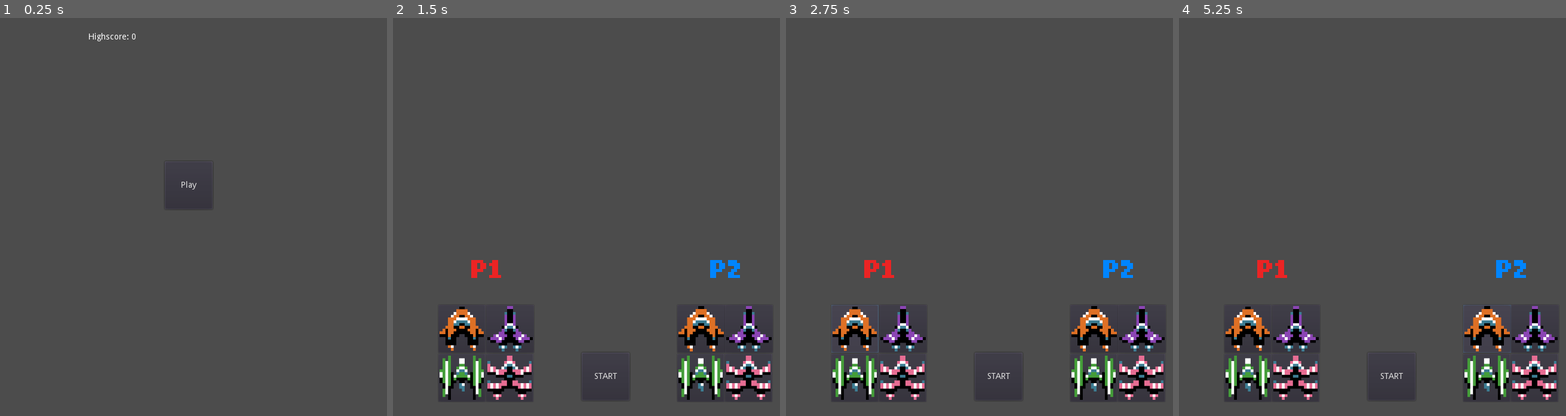
Above: before the commit, frames 1-4 (left to right).
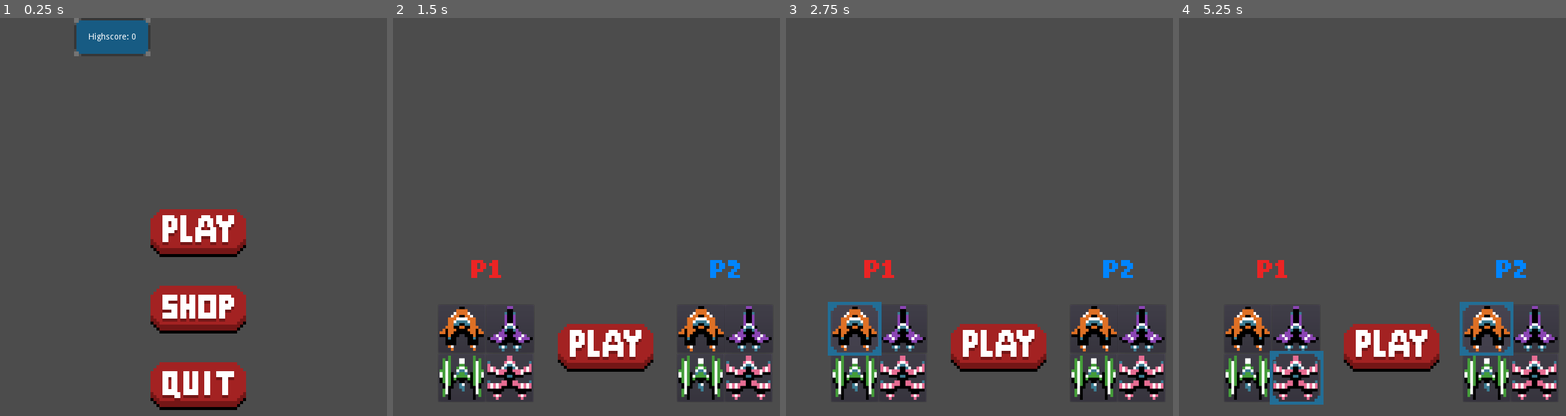
Above: after the commit, the same moments.

Repository: O1L3/prototype
Game: Godot game, scene res://scenes/HomeScreen.tscn
The game is run twice, just before and just after one commit, with the same random seed, the same clock (stepped at 60 frames per second) and the same inputs.
Inputs (mouse positions are in pixels of both pictures, inside the frame that each line leads up to; where the layout moved, square brackets give the same spot in the first picture):
- Up to frame 1 (0.25 s): no input
- Up to frame 2 (1.5 s): click (590, 308) at 0.52 s; click (590, 232) [582, 185] at 1.25 s
- Up to frame 3 (2.75 s): click (855, 328) at 2 s
- Up to frame 4 (5.25 s): click (1248, 376) at 2.75 s; click (1295, 328) at 3.5 s; click (1295, 376) at 4.25 s; click (1488, 328) at 5 s

The runs differ from the first frame. In frame 1, 10% of the frame differs, in the area x 19-64%, y 0-99%; in frame 2, 2.9%; in frame 3, 3.3%; in frame 4, 3.8%.

Commit message:
UI shit
en bil kommer mod dig med 140km/t

Diff:
--- a/Godot_mysql_secure/scenes/ColorSelecterScreen.tscn
+++ b/Godot_mysql_secure/scenes/ColorSelecterScreen.tscn
@@ -7,9 +7,29 @@
 [ext_resource path="res://graphic/player2.png" type="Texture" id=5]
 [ext_resource path="res://graphic/playerGreen.png" type="Texture" id=6]
 [ext_resource path="res://graphic/playerPink.png" type="Texture" id=7]
+[ext_resource path="res://graphic/ButtonPlay.png" type="Texture" id=8]
+[ext_resource path="res://graphic/ButtonPlayHover.png" type="Texture" id=9]
+[ext_resource path="res://graphic/ButtonPlayPressed.png" type="Texture" id=10]
+[ext_resource path="res://graphic/ShipSelect.png" type="Texture" id=11]
 
 [node name="ColorSelecterScreen" type="Node2D"]
 script = ExtResource( 1 )
+
+[node name="Start" type="TextureButton" parent="."]
+anchor_left = 0.5
+anchor_top = 0.5
+anchor_right = 0.5
+anchor_bottom = 0.5
+margin_left = 280.0
+margin_top = 512.0
+margin_right = 440.0
+margin_bottom = 592.0
+texture_normal = ExtResource( 8 )
+texture_pressed = ExtResource( 10 )
+texture_hover = ExtResource( 9 )
+__meta__ = {
+"_edit_use_anchors_": true
+}
 
 [node name="Player1Orange" type="Button" parent="."]
 margin_left = -10.0
@@ -99,13 +119,6 @@
 icon_align = 1
 expand_icon = true
 
-[node name="Start" type="Button" parent="."]
-margin_left = 320.0
-margin_top = 560.0
-margin_right = 400.0
-margin_bottom = 640.0
-text = "START"
-
 [node name="P1" type="TextureRect" parent="."]
 margin_left = 120.0
 margin_top = 380.0
@@ -120,6 +133,15 @@
 margin_bottom = 460.0
 texture = ExtResource( 3 )
 
+[node name="ShipSelect" type="Sprite" parent="."]
+position = Vector2( -110, 560 )
+texture = ExtResource( 11 )
+
+[node name="ShipSelect2" type="Sprite" parent="."]
+position = Vector2( -110, 560 )
+texture = ExtResource( 11 )
+
+[connection signal="pressed" from="Start" to="." method="_on_TextureButton_pressed"]
 [connection signal="pressed" from="Player1Orange" to="." method="_on_Player1Orange_pressed"]
 [connection signal="pressed" from="Player1Green" to="." method="_on_Player1Green_pressed"]
 [connection signal="pressed" from="Player1Purple" to="." method="_on_Player1Purple_pressed"]
@@ -128,4 +150,3 @@
 [connection signal="pressed" from="Player2Purple" to="." method="_on_Player2Purple_pressed"]
 [connection signal="pressed" from="Player2Green" to="." method="_on_Player2Green_pressed"]
 [connection signal="pressed" from="Player2Pink" to="." method="_on_Player2Pink_pressed"]
-[connection signal="pressed" from="Start" to="." method="_on_Start_pressed"]
--- a/Godot_mysql_secure/scenes/GameOver.tscn
+++ b/Godot_mysql_secure/scenes/GameOver.tscn
@@ -1,29 +1,45 @@
-[gd_scene load_steps=3 format=2]
+[gd_scene load_steps=9 format=2]
 
 [ext_resource path="res://scripts/GameOver.gd" type="Script" id=1]
 [ext_resource path="res://scripts/Network.gd" type="Script" id=2]
+[ext_resource path="res://graphic/ButtonHome.png" type="Texture" id=3]
+[ext_resource path="res://graphic/ButtonRetry.png" type="Texture" id=4]
+[ext_resource path="res://graphic/ButtonHomeHover.png" type="Texture" id=5]
+[ext_resource path="res://graphic/ButtonRetryPressed.png" type="Texture" id=6]
+[ext_resource path="res://graphic/ButtonRetryHover.png" type="Texture" id=7]
+[ext_resource path="res://graphic/ButtonHomePressed.png" type="Texture" id=8]
 
 [node name="GameOver" type="CanvasLayer"]
 script = ExtResource( 1 )
 
-[node name="TryAgain" type="Button" parent="."]
-margin_left = 120.0
-margin_top = 520.0
-margin_right = 200.0
-margin_bottom = 600.0
-text = "Try Again"
+[node name="Home" type="TextureButton" parent="."]
+anchor_left = 1.0
+anchor_top = 1.0
+anchor_right = 1.0
+anchor_bottom = 1.0
+margin_left = -240.0
+margin_top = -160.0
+margin_right = -80.0
+margin_bottom = -80.0
+texture_normal = ExtResource( 3 )
+texture_pressed = ExtResource( 8 )
+texture_hover = ExtResource( 5 )
 
-[node name="HomeScreen" type="Button" parent="."]
-margin_left = 280.0
-margin_top = 520.0
-margin_right = 360.0
-margin_bottom = 600.0
-text = "Home"
+[node name="Retry" type="TextureButton" parent="."]
+anchor_top = 1.0
+anchor_bottom = 1.0
+margin_left = 80.0
+margin_top = -160.0
+margin_right = 240.0
+margin_bottom = -80.0
+texture_normal = ExtResource( 4 )
+texture_pressed = ExtResource( 6 )
+texture_hover = ExtResource( 7 )
 
 [node name="Control" type="Control" parent="."]
 margin_right = 40.0
 margin_bottom = 40.0
 script = ExtResource( 2 )
 
-[connection signal="pressed" from="TryAgain" to="." method="_on_TryAgain_pressed"]
-[connection signal="pressed" from="HomeScreen" to="." method="_on_HomeScreen_pressed"]
+[connection signal="pressed" from="Home" to="." method="_on_Home_pressed"]
+[connection signal="pressed" from="Retry" to="." method="_on_Retry_pressed"]
--- a/Godot_mysql_secure/scenes/HomeScreen.tscn
+++ b/Godot_mysql_secure/scenes/HomeScreen.tscn
@@ -1,18 +1,55 @@
-[gd_scene load_steps=4 format=2]
+[gd_scene load_steps=13 format=2]
 
 [ext_resource path="res://scripts/HomeScreen.gd" type="Script" id=1]
 [ext_resource path="res://scenes/UI.tscn" type="PackedScene" id=2]
 [ext_resource path="res://scripts/Network.gd" type="Script" id=3]
+[ext_resource path="res://graphic/ButtonPlay.png" type="Texture" id=4]
+[ext_resource path="res://graphic/ButtonShop.png" type="Texture" id=5]
+[ext_resource path="res://graphic/ButtonPlayHover.png" type="Texture" id=6]
+[ext_resource path="res://graphic/ButtonPlayPressed.png" type="Texture" id=7]
+[ext_resource path="res://graphic/ButtonShopHover.png" type="Texture" id=8]
+[ext_resource path="res://graphic/ButtonShopPressed.png" type="Texture" id=9]
+[ext_resource path="res://graphic/ButtonQuit.png" type="Texture" id=10]
+[ext_resource path="res://graphic/ButtonQuitHover.png" type="Texture" id=11]
+[ext_resource path="res://graphic/ButtonQuitPress.png" type="Texture" id=12]
 
 [node name="HomeScreen" type="CanvasLayer"]
 script = ExtResource( 1 )
 
-[node name="Play" type="Button" parent="."]
-margin_left = 280.0
-margin_top = 240.0
-margin_right = 360.0
-margin_bottom = 320.0
-text = "Play"
+[node name="Play" type="TextureButton" parent="."]
+anchor_left = 0.5
+anchor_top = 0.5
+anchor_right = 0.5
+anchor_bottom = 0.5
+margin_left = -84.0
+margin_top = -40.0
+margin_right = 76.0
+margin_bottom = 40.0
+texture_normal = ExtResource( 4 )
+texture_pressed = ExtResource( 7 )
+texture_hover = ExtResource( 6 )
+
+[node name="Shop" type="TextureButton" parent="."]
+anchor_left = 0.5
+anchor_top = 1.0
+anchor_right = 0.5
+anchor_bottom = 1.0
+margin_left = -84.0
+margin_top = -272.0
+margin_right = 76.0
+margin_bottom = -192.0
+texture_normal = ExtResource( 5 )
+texture_pressed = ExtResource( 9 )
+texture_hover = ExtResource( 8 )
+
+[node name="Quit" type="TextureButton" parent="."]
+margin_left = 256.0
+margin_top = 576.0
+margin_right = 416.0
+margin_bottom = 656.0
+texture_normal = ExtResource( 10 )
+texture_pressed = ExtResource( 12 )
+texture_hover = ExtResource( 11 )
 
 [node name="UI" parent="." instance=ExtResource( 2 )]
 
@@ -21,4 +58,6 @@
 margin_bottom = 40.0
 script = ExtResource( 3 )
 
-[connection signal="pressed" from="Play" to="." method="_on_Play_pressed"]
+[connection signal="pressed" from="Play" to="." method="_on_TextureButton_pressed"]
+[connection signal="pressed" from="Shop" to="." method="_on_Shop_pressed"]
+[connection signal="pressed" from="Quit" to="." method="_on_Quit_pressed"]
--- a/Godot_mysql_secure/scenes/UI.tscn
+++ b/Godot_mysql_secure/scenes/UI.tscn
@@ -1,12 +1,26 @@
-[gd_scene load_steps=2 format=2]
+[gd_scene load_steps=3 format=2]
 
 [ext_resource path="res://scripts/UI.gd" type="Script" id=1]
+[ext_resource path="res://graphic/ScoreBoard.png" type="Texture" id=2]
 
 [node name="UI" type="Control"]
 anchor_right = 1.0
 anchor_bottom = 1.0
 margin_bottom = -640.0
 script = ExtResource( 1 )
+
+[node name="highscorebox" type="TextureRect" parent="."]
+margin_left = 128.0
+margin_right = 256.0
+margin_bottom = 64.0
+texture = ExtResource( 2 )
+expand = true
+
+[node name="scorebox" type="TextureRect" parent="."]
+margin_right = 128.0
+margin_bottom = 64.0
+texture = ExtResource( 2 )
+expand = true
 
 [node name="Score" type="Label" parent="."]
 margin_right = 112.0
--- /dev/null
+++ b/Godot_mysql_secure/scenes/lootboxes.tscn
@@ -0,0 +1,6 @@
+[gd_scene load_steps=2 format=2]
+
+[ext_resource path="res://scripts/lootboxes.gd" type="Script" id=1]
+
+[node name="lootboxes" type="CanvasLayer"]
+script = ExtResource( 1 )
--- a/Godot_mysql_secure/scripts/ColorSelecterScreen.gd
+++ b/Godot_mysql_secure/scripts/ColorSelecterScreen.gd
@@ -1,38 +1,47 @@
 extends Node2D
+onready var selectedPlayer1 = $ShipSelect
+onready var selectedPlayer2 = $ShipSelect2
+onready var Orange1 = $Player1Orange
 
-
-
+func _on_TextureButton_pressed():
+	get_tree().change_scene("res://scenes/Level.tscn")
 
 func _on_Player1Orange_pressed():
 	colorState.color1Change("Orange")
-
+	selectedPlayer1.position.x = 119
+	selectedPlayer1.position.y = 520
 
 func _on_Player2Purple_pressed():
 	colorState.color2Change("Purple")
-
-
-func _on_Start_pressed():
-	get_tree().change_scene("res://scenes/Level.tscn")
-
+	selectedPlayer2.position.x = 601
+	selectedPlayer2.position.y = 520
 
 func _on_Player2Orange_pressed():
 	colorState.color2Change("Orange")
+	selectedPlayer2.position.x = 519
+	selectedPlayer2.position.y = 520
 
 func _on_Player1Purple_pressed():
 	colorState.color1Change("Purple")
-
+	selectedPlayer1.position.x = 201
+	selectedPlayer1.position.y = 520
 
 func _on_Player1Green_pressed():
 	colorState.color1Change("Green")
-
+	selectedPlayer1.position.x = 119
+	selectedPlayer1.position.y = 602
 
 func _on_Player2Green_pressed():
 	colorState.color2Change("Green")
-
+	selectedPlayer2.position.x = 519
+	selectedPlayer2.position.y = 602
 
 func _on_Player2Pink_pressed():
 	colorState.color2Change("Pink")
-
+	selectedPlayer2.position.x = 601
+	selectedPlayer2.position.y = 602
 
 func _on_Player1Pink_pressed():
 	colorState.color1Change("Pink")
+	selectedPlayer1.position.x = 201
+	selectedPlayer1.position.y = 602
--- a/Godot_mysql_secure/scripts/GameOver.gd
+++ b/Godot_mysql_secure/scripts/GameOver.gd
@@ -5,12 +5,8 @@
 func _ready():
 	$Control._add_score()
 
-
-
-
-func _on_TryAgain_pressed():
+func _on_Retry_pressed():
 	get_tree().change_scene("res://scenes/ColorSelecterScreen.tscn")
 
-
-func _on_HomeScreen_pressed():
+func _on_Home_pressed():
 	get_tree().change_scene("res://scenes/HomeScreen.tscn")
--- a/Godot_mysql_secure/scripts/HomeScreen.gd
+++ b/Godot_mysql_secure/scripts/HomeScreen.gd
@@ -2,7 +2,14 @@
 
 func _ready():
 	$Control._get_player()
+	$UI/scorebox.visible = false
+
+func _on_TextureButton_pressed():
+	get_tree().change_scene("res://scenes/ColorSelecterScreen.tscn")
+
+func _on_Shop_pressed():
+	pass # Replace with function body.
 
 
-func _on_Play_pressed():
-	get_tree().change_scene("res://scenes/ColorSelecterScreen.tscn")
+func _on_Quit_pressed():
+	get_tree().quit()
--- a/Godot_mysql_secure/scripts/UI.gd
+++ b/Godot_mysql_secure/scripts/UI.gd
@@ -3,8 +3,9 @@
 func scoreVisible(i):
 	if i:
 		$Score.visible = true
+
 	else:
-		$Score.visible = true
+		$Score.visible = false
 
 func setScore(score):
 	$Score.text = "Score: " + str(score)
--- /dev/null
+++ b/Godot_mysql_secure/scripts/lootboxes.gd
@@ -0,0 +1,16 @@
+extends CanvasLayer
+
+
+# Declare member variables here. Examples:
+# var a = 2
+# var b = "text"
+
+
+# Called when the node enters the scene tree for the first time.
+func _ready():
+	pass # Replace with function body.
+
+
+# Called every frame. 'delta' is the elapsed time since the previous frame.
+#func _process(delta):
+#	pass
Binary file added: Godot_mysql_secure/graphic/ButtonHome.png
Not shown, added: Godot_mysql_secure/graphic/ButtonHome.png.import
Binary file added: Godot_mysql_secure/graphic/ButtonHomeHover.png
Not shown, added: Godot_mysql_secure/graphic/ButtonHomeHover.png.import
Binary file added: Godot_mysql_secure/graphic/ButtonHomePressed.png
Not shown, added: Godot_mysql_secure/graphic/ButtonHomePressed.png.import
Binary file added: Godot_mysql_secure/graphic/ButtonPlay.png
Not shown, added: Godot_mysql_secure/graphic/ButtonPlay.png.import
Binary file added: Godot_mysql_secure/graphic/ButtonPlayHover.png
Not shown, added: Godot_mysql_secure/graphic/ButtonPlayHover.png.import
Binary file added: Godot_mysql_secure/graphic/ButtonPlayPressed.png
Not shown, added: Godot_mysql_secure/graphic/ButtonPlayPressed.png.import
(and 23 more such lines)
